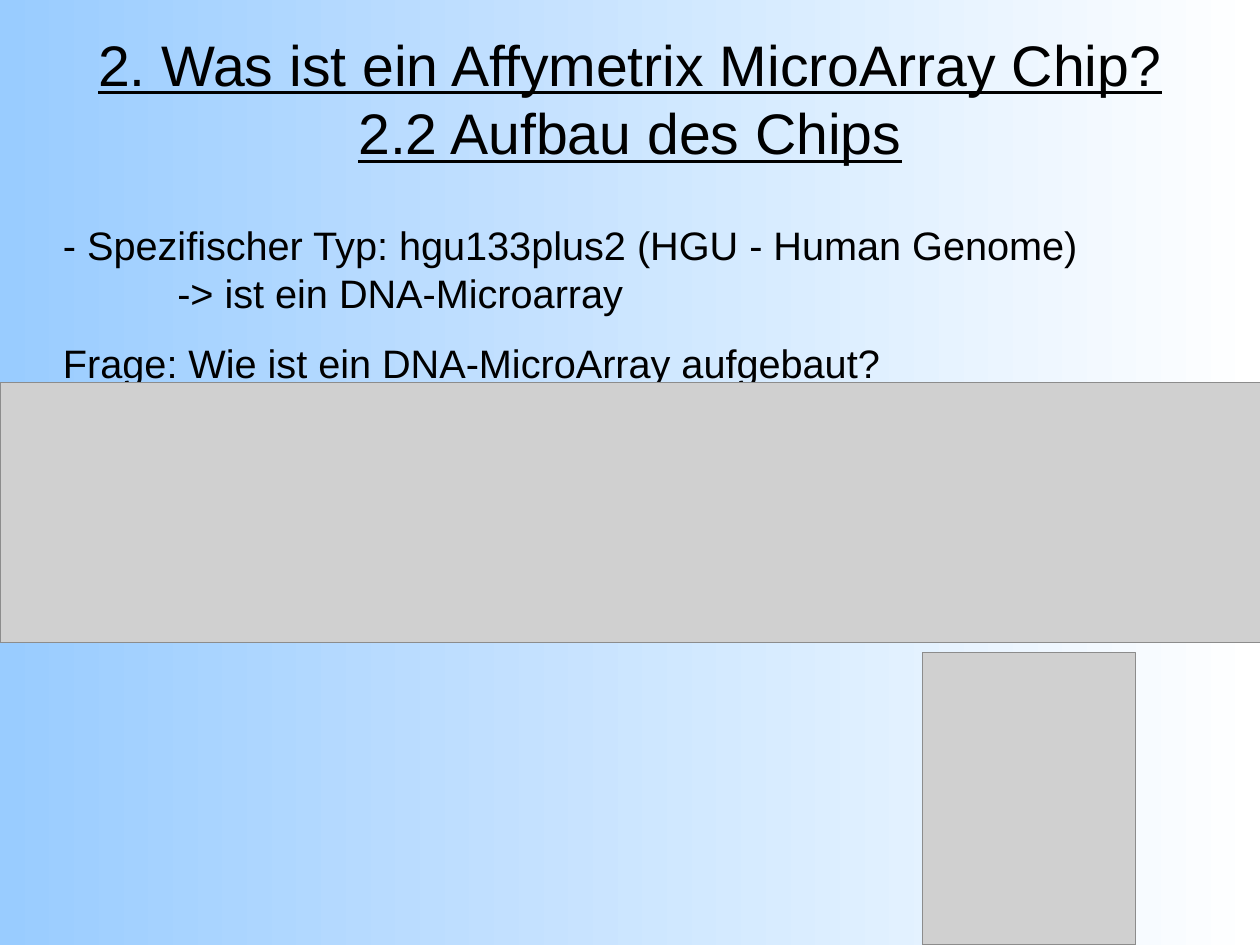
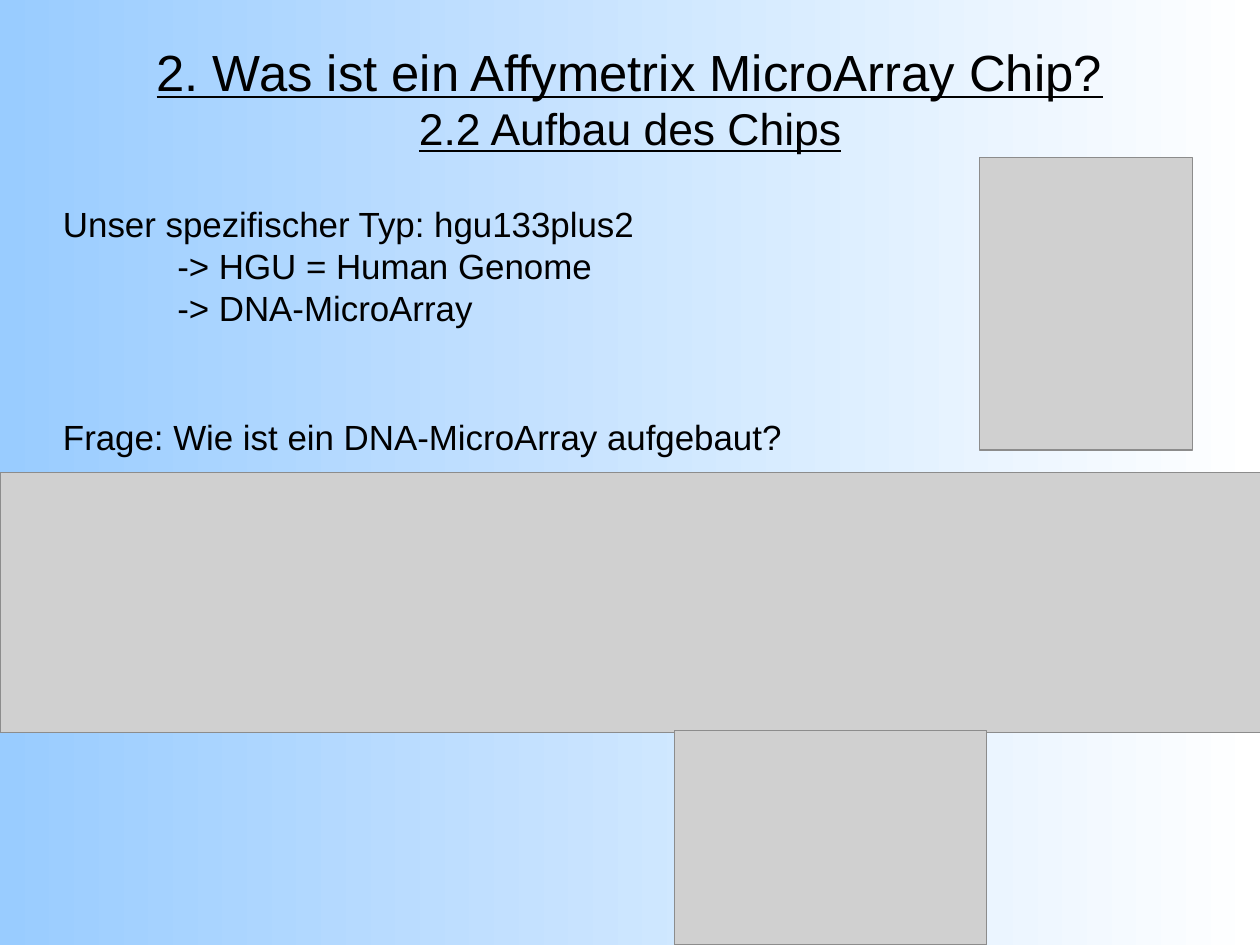
Before and after one commit to emmkey/GenEx, a slide deck: slide 5 of W1 Praesentation.odp. Drawn at 1260x945 pixels with LibreOffice and Linux fonts; fonts in the diff are those of the drawing; grey boxes stand for pictures. Boxes give left, top, right and bottom in pixels: in the first picture for what was removed or moved away, otherwise in the second. Text is boxed around its words. In the diff, an @@ line names an element or a change of style, - is before the commit and + after.

```diff
--- a/W1 Praesentation.odp
+++ b/W1 Praesentation.odp
@@ title "2. Was ist ein Affymetrix ..." at box(157, 54, 1102, 155): size 36 to 32 pt in "2. Was ist ein Affymetrix MicroArray Chip?"; size 36 to 28 pt in "2.2 Aufbau des Chips" @@
@@ picture added at box(980, 158, 1193, 450) @@
@@ text "Unser spezifischer Typ: hgu133plus2 -> ...": place and size @@
-text "Unser spezifischer Typ: hgu133plus2 -> ..." at box(63, 231, 1077, 386)
+text "Unser spezifischer Typ: hgu133plus2 -> ..." at box(63, 211, 781, 456)
@@ text at box(63, 211, 634, 328): text changed; size 25 to 22 pt @@
-- Spezifischer Typ: hgu133plus2 (HGU - Human Genome)
--> ist ein DNA-Microarray
+Unser spezifischer Typ: hgu133plus2
+-> HGU = Human Genome
+-> DNA-MicroArray
@@ text at box(63, 424, 781, 456): size 25 to 22 pt in "Frage: Wie ist ein DNA-MicroArray aufgebaut?" @@
@@ picture: place and size @@
-picture at box(0, 383, 1260, 644)
+picture at box(0, 472, 1260, 733)
@@ picture: place and size @@
-picture at box(923, 653, 1135, 945)
+picture at box(676, 731, 988, 944)
```
Also in this commit, not shown: 11 other slides changed, 2 slides added.
